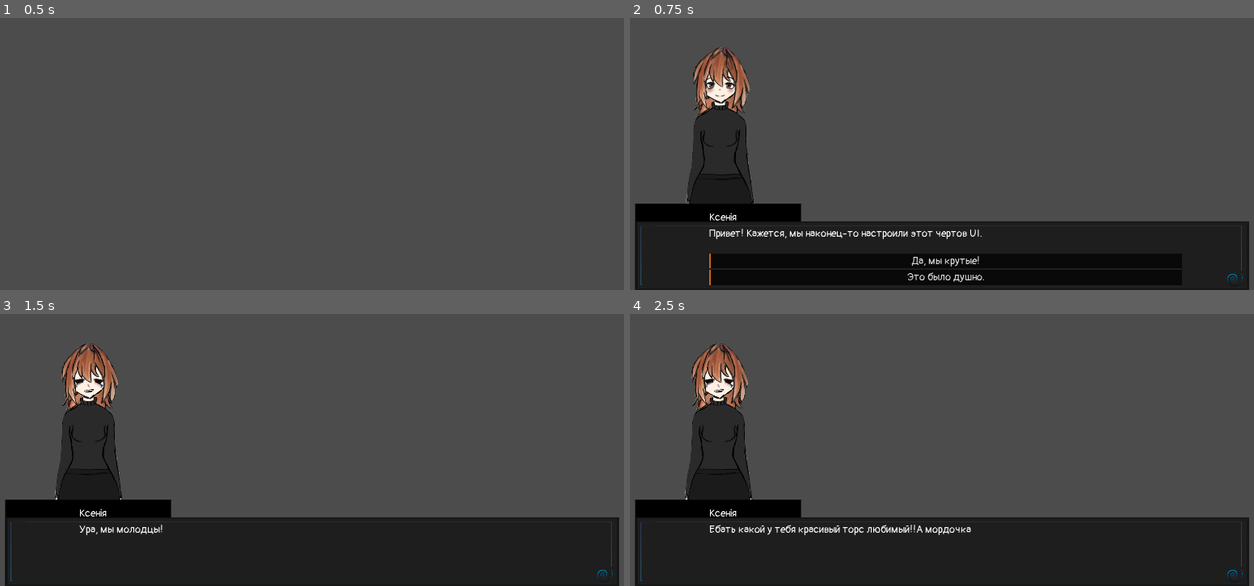
Above: before the commit, frames 1-4 (two rows, left to right).
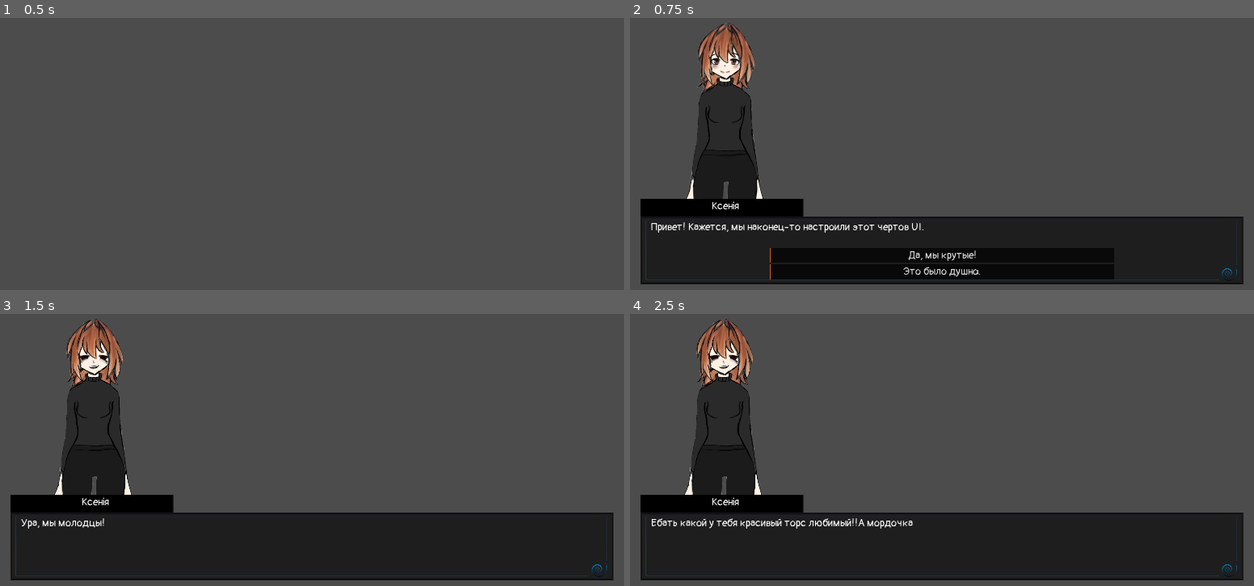
Above: after the commit, the same moments.

Repository: DrBopoH/Ihrovary-JAM-2026__GetThroughToYou__
Game: Godot game, scene res://source/bootstrap/main.tscn
The game is run twice, just before and just after one commit, with the same random seed, the same clock (stepped at 60 frames per second) and the same inputs.
Inputs (mouse positions are in pixels of both pictures, inside the frame that each line leads up to):
- Up to frame 1 (0.5 s): no input
- Up to frame 2 (0.75 s): tap Enter (ui_accept) at 0.5 s; move the mouse to (1085, 91) at 0.52 s; click (1085, 91) at 0.67 s
- Up to frame 3 (1.5 s): tap Enter (ui_accept) at 0.77 s; click "Да, мы крутые!" at 1.25 s
- Up to frame 4 (2.5 s): tap Enter (ui_accept) at 2, 2.27 s; move the mouse to (810, 422) at 2.02 s; click (810, 422) at 2.17 s

Frame 1 is identical in both runs. In frame 2, 10% of the frame differs, in the area x 0-100%, y 1-100%; in frame 3, 8.8%; in frame 4, 9.5%.

Commit message:
Button size fix & dialog UI polishing

Diff:
--- a/project/source/DialogueManager.gd
+++ b/project/source/DialogueManager.gd
@@ -7,14 +7,31 @@
 
 var current_step: DialogueStep
 
-onready var text_label = $ContentArea/UIStack/TextLabel
-onready var name_label = $ContentArea/UIStack/NameLabel
-onready var portrait_rect = $PortraitRect
-onready var choices_container = $ContentArea/UIStack/ChoicesContainer
-onready var background = $Background
+export(NodePath) var select_textlabel
+export(NodePath) var select_namelabel
+export(NodePath) var select_portraitrect
+export(NodePath) var select_choicescontainer
+export(NodePath) var select_background
+
+var text_label: RichTextLabel
+var name_label: Label
+var portrait_rect: TextureRect
+var choices_container: VBoxContainer
+var background: NinePatchRect
 
 func _ready():
 	hide()
+
+	if select_textlabel:
+		text_label = get_node(select_textlabel) as RichTextLabel
+	if select_namelabel:
+		name_label = get_node(select_namelabel) as Label
+	if select_portraitrect:
+		portrait_rect = get_node(select_portraitrect) as TextureRect
+	if select_choicescontainer:
+		choices_container = get_node(select_choicescontainer) as VBoxContainer
+	if select_background:
+		background = get_node(select_background) as NinePatchRect
 
 func _input(event):
 	if not visible or current_step == null:
@@ -93,6 +110,8 @@
 	var btn = Button.new()
 	btn.text = btn_text
 	btn.rect_min_size = Vector2(0, 45)
+
+	btn.size_flags_horizontal = Control.SIZE_EXPAND_FILL
 	btn.mouse_default_cursor_shape = Control.CURSOR_POINTING_HAND
 
 	if style:
--- a/project/source/UI.tscn
+++ b/project/source/UI.tscn
@@ -10,19 +10,25 @@
 anchor_top = 1.0
 anchor_right = 1.0
 anchor_bottom = 1.0
-margin_left = 49.0
+margin_left = 64.0
 margin_top = -256.0
-margin_right = -48.0
+margin_right = -64.0
+margin_bottom = -16.0
 grow_vertical = 0
 rect_min_size = Vector2( 0, 256 )
 script = ExtResource( 2 )
 default_style = ExtResource( 1 )
+select_textlabel = NodePath("ContentArea/UIStack/TextLabel")
+select_namelabel = NodePath("Background/NameLabel")
+select_portraitrect = NodePath("PortraitRect")
+select_choicescontainer = NodePath("ContentArea/UIStack/ChoicesContainer")
+select_background = NodePath("Background")
 
 [node name="PortraitRect" type="TextureRect" parent="DialoguePanel"]
 anchor_top = 1.0
 anchor_bottom = 1.0
 margin_left = -130.0
-margin_bottom = -200.0
+margin_bottom = -255.0
 grow_vertical = 0
 stretch_mode = 5
 
@@ -32,29 +38,32 @@
 patch_margin_left = 40
 patch_margin_right = 120
 
+[node name="NameLabel" type="Label" parent="DialoguePanel/Background"]
+margin_left = 212.0
+margin_bottom = 35.0
+
 [node name="ContentArea" type="Control" parent="DialoguePanel"]
 anchor_right = 1.0
 anchor_bottom = 1.0
-margin_left = 220.0
-margin_right = -200.0
-margin_bottom = -15.0
+margin_left = 32.0
+margin_top = 64.0
+margin_right = -32.0
+margin_bottom = -16.0
 
 [node name="UIStack" type="VBoxContainer" parent="DialoguePanel/ContentArea"]
 anchor_right = 1.0
 anchor_bottom = 1.0
-margin_top = 20.0
-
-[node name="NameLabel" type="Label" parent="DialoguePanel/ContentArea/UIStack"]
-margin_right = 1403.0
-margin_bottom = 14.0
+custom_constants/separation = 24
 
 [node name="TextLabel" type="RichTextLabel" parent="DialoguePanel/ContentArea/UIStack"]
-margin_top = 18.0
-margin_right = 1403.0
-margin_bottom = 217.0
+margin_right = 1728.0
+margin_bottom = 152.0
 size_flags_vertical = 3
 
 [node name="ChoicesContainer" type="VBoxContainer" parent="DialoguePanel/ContentArea/UIStack"]
-margin_top = 221.0
-margin_right = 1403.0
-margin_bottom = 221.0
+margin_left = 352.0
+margin_top = 176.0
+margin_right = 1376.0
+margin_bottom = 176.0
+rect_min_size = Vector2( 1024, 0 )
+size_flags_horizontal = 4
